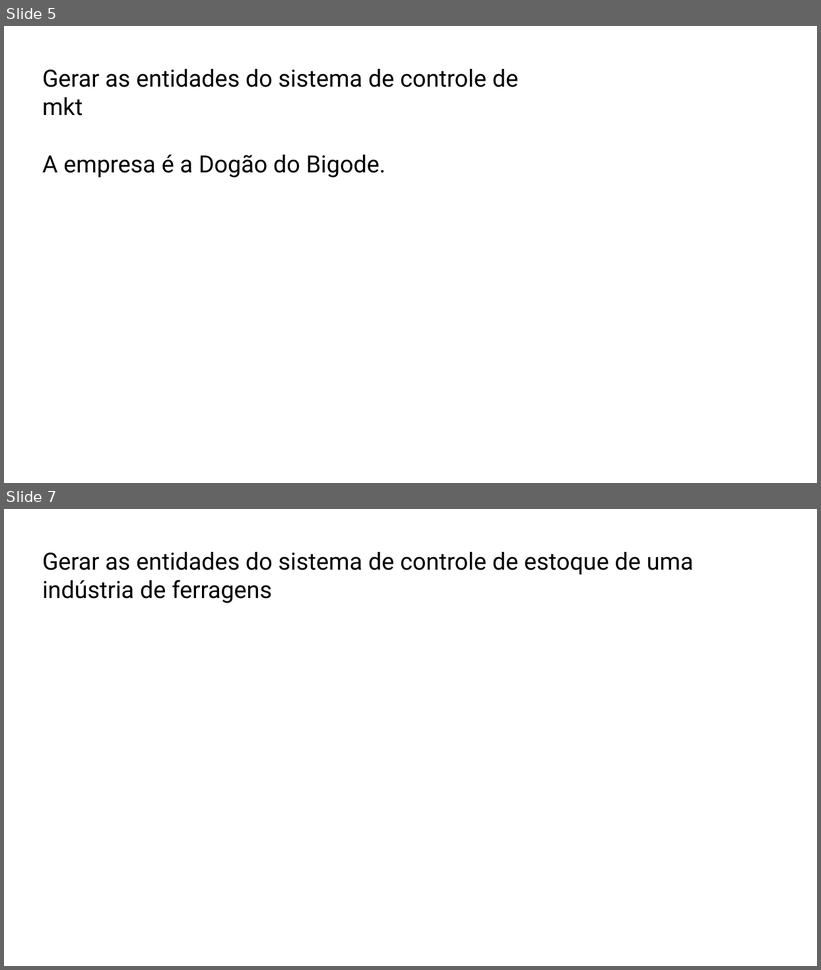
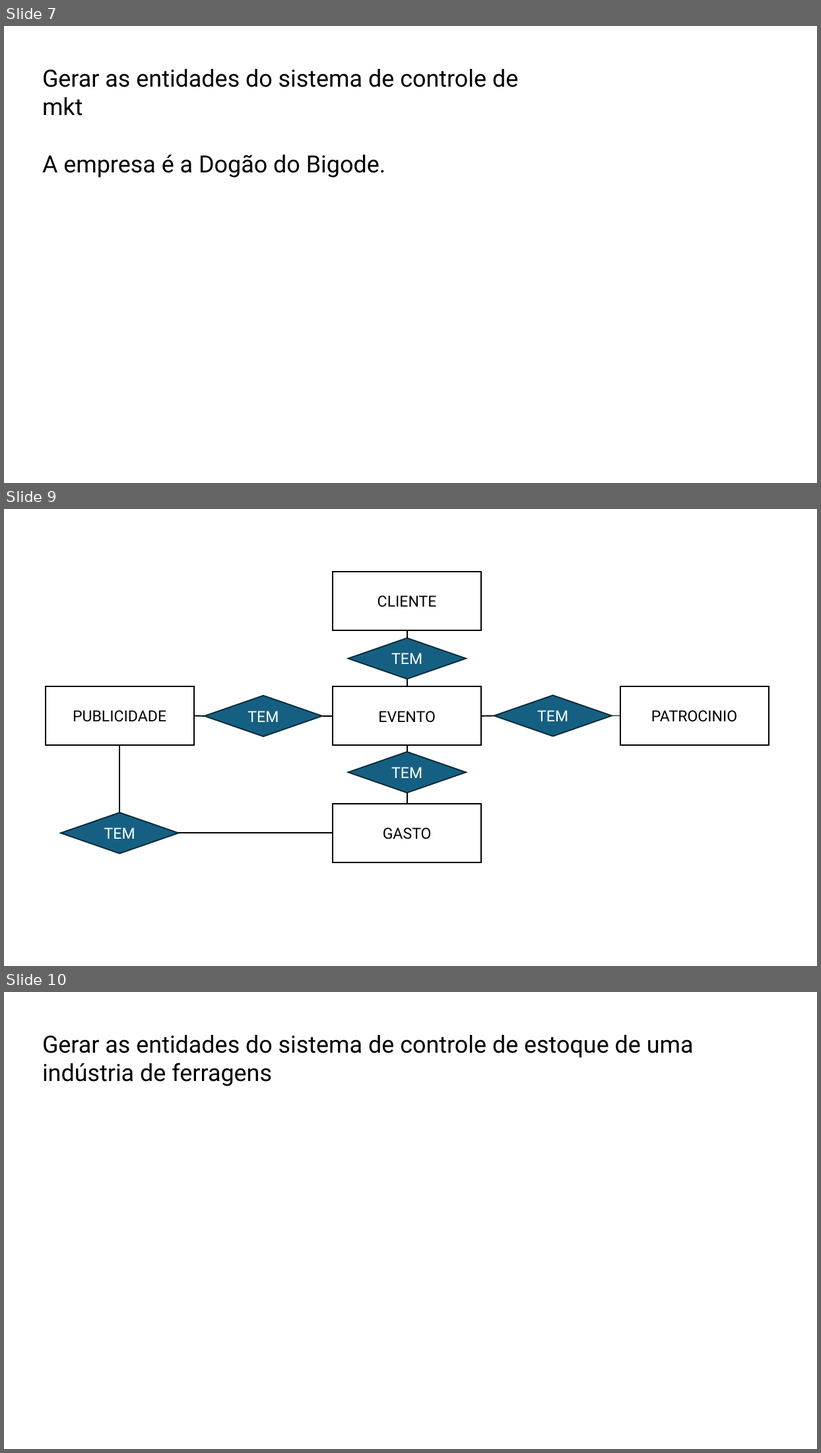
Before and after one commit to profpedrosenac/T16, a slide deck: UC10/Modelagem de dados.pptx. Shown one above the other, each under a label of ours: slides 5 and 7 before the commit, slides 7, 9 and 10 after it; the slides between them are not shown. The pictures are 821x970 and 821x1453 pixels, drawn with LibreOffice and Linux fonts; fonts in the diff are those of the drawing. Boxes give left, top, right and bottom in pixels: in the first picture for what was removed or moved away, otherwise in the second. Text is boxed around its words. In the diff, an @@ line names an element or a change of style, - is before the commit and + after.

```diff
--- a/UC10/Modelagem de dados.pptx
+++ b/UC10/Modelagem de dados.pptx
@@ slide 9 added at (x1=4, y1=509, x2=817, y2=966), background #FFFFFF @@
@@ rectangle added at (x1=333, y1=572, x2=482, y2=630), fill #FFFFFF, outline #000000 1.5 pt, 18 pt, text #000000 @@
+CLIENTE
@@ diamond added at (x1=349, y1=638, x2=467, y2=679), fill #156082, outline #092A39 1.5 pt, 18 pt, text #FFFFFF @@
+TEM
@@ line added from (407, 638) to (407, 630), #000000 1.5 pt @@
@@ rectangle added at (x1=46, y1=687, x2=194, y2=745), fill #FFFFFF, outline #000000 1.5 pt, 18 pt, text #000000 @@
+PUBLICIDADE
@@ rectangle added at (x1=333, y1=687, x2=482, y2=745), fill #FFFFFF, outline #000000 1.5 pt, 18 pt, text #000000 @@
+EVENTO
@@ line added from (407, 687) to (407, 679), #000000 1.5 pt @@
@@ rectangle added at (x1=620, y1=687, x2=770, y2=745), fill #FFFFFF, outline #000000 1.5 pt, 18 pt, text #000000 @@
+PATROCINIO
@@ diamond added at (x1=205, y1=696, x2=322, y2=737), fill #156082, outline #092A39 1.5 pt, 18 pt, text #FFFFFF @@
+TEM
@@ diamond added at (x1=494, y1=696, x2=612, y2=737), fill #156082, outline #092A39 1.5 pt, 18 pt, text #FFFFFF @@
+TEM
@@ line added from (205, 716) to (193, 716), #000000 1.5 pt @@
@@ line added from (322, 716) to (333, 716), #000000 1.5 pt @@
@@ line added from (482, 716) to (494, 716), #000000 1.5 pt @@
@@ line added from (612, 716) to (620, 716), #000000 1.5 pt @@
@@ line added from (120, 746) to (120, 813), #000000 1.5 pt @@
@@ line added from (407, 753) to (407, 746), #000000 1.5 pt @@
@@ diamond added at (x1=349, y1=753, x2=467, y2=793), fill #156082, outline #092A39 1.5 pt, 18 pt, text #FFFFFF @@
+TEM
@@ rectangle added at (x1=333, y1=804, x2=482, y2=863), fill #FFFFFF, outline #000000 1.5 pt, 18 pt, text #000000 @@
+GASTO
@@ line added from (407, 793) to (407, 804), #000000 1.5 pt @@
@@ diamond added at (x1=61, y1=813, x2=178, y2=854), fill #156082, outline #092A39 1.5 pt, 18 pt, text #FFFFFF @@
+TEM
@@ line added from (178, 834) to (333, 834), #000000 1.5 pt @@
@@ what was slide 5 is now slide 7 @@
@@ what was slide 7 is now slide 10 @@
```
Also in this commit, not shown: 3 slides changed, 9 other slides added.
